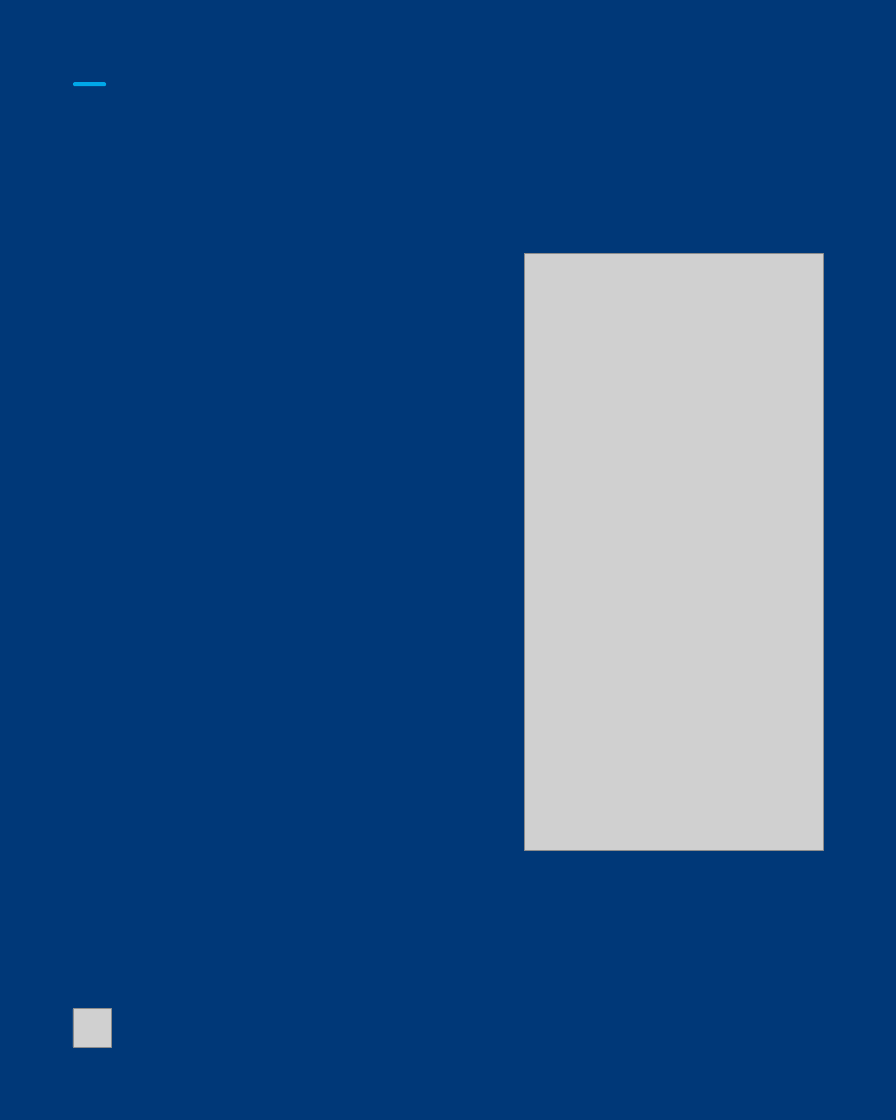
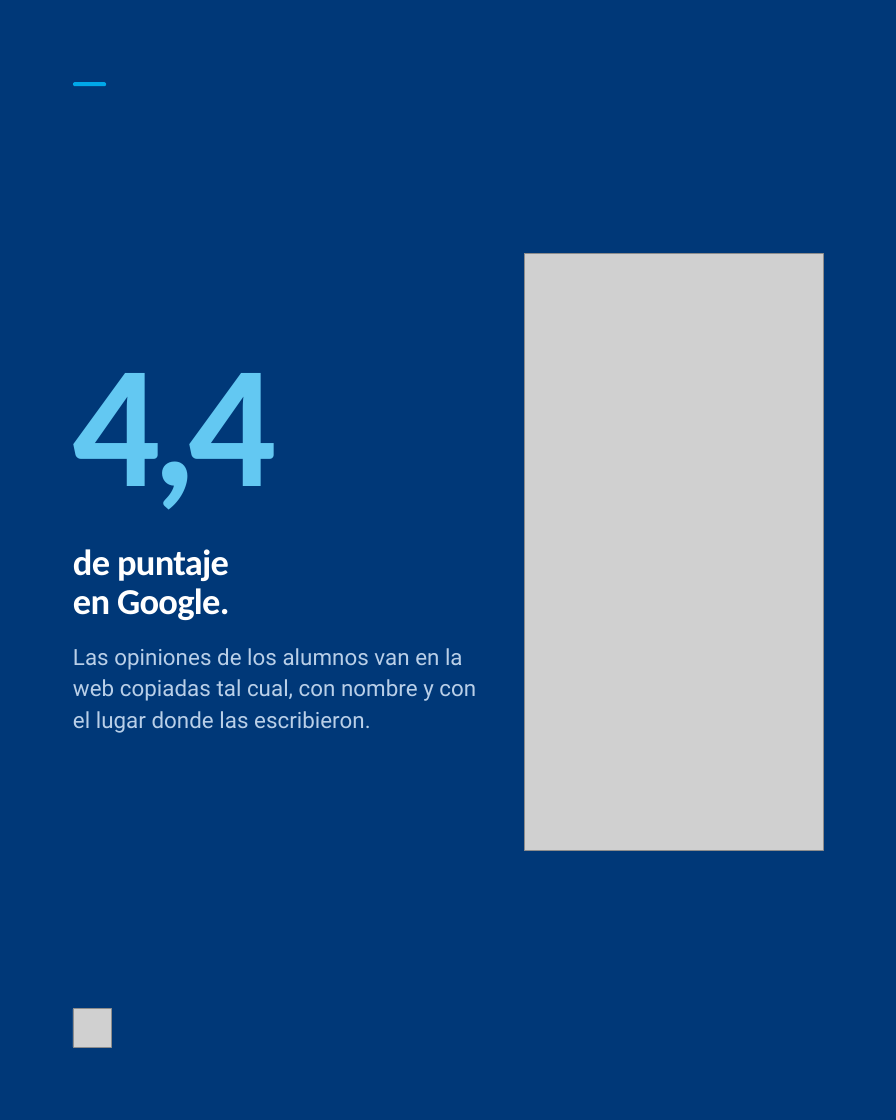
Before and after one commit to tunegocioenlasredes2025-star/TuNegocioenlasRedes, a slide deck: slide 2 of contenido/carruseles/04-danibox/editable-canva.pptx. Drawn at 896x1120 pixels with LibreOffice and Linux fonts; fonts in the diff are those of the drawing; grey boxes stand for pictures. Boxes give left, top, right and bottom in pixels: in the first picture for what was removed or moved away, otherwise in the second. Text is boxed around its words. In the diff, an @@ line names an element or a change of style, - is before the commit and + after.

```diff
--- a/contenido/carruseles/04-danibox/editable-canva.pptx
+++ b/contenido/carruseles/04-danibox/editable-canva.pptx
@@ text added at (x1=73, y1=373, x2=277, y2=510), 157.5 pt, text #63C8F2, bold @@
+4,4
@@ text added at (x1=73, y1=549, x2=230, y2=620), 33 pt, text #FFFFFF, bold @@
+de puntaje
+en Google.
@@ text added at (x1=73, y1=648, x2=476, y2=733), 20.2 pt, text #B9CFE8 @@
+Las opiniones de los alumnos van en la web copiadas tal cual, con nombre y con el lugar donde las escribieron.
```
Also in this commit, not shown: 2 other slides changed, 5 other files.
